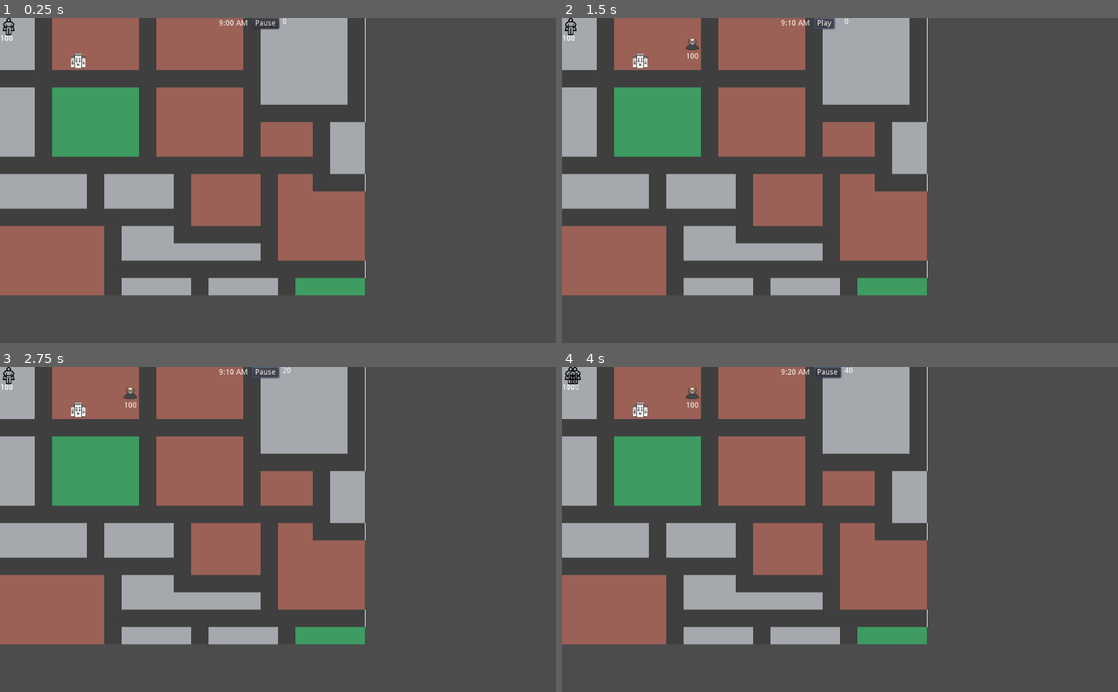
Above: before the commit, frames 1-4 (two rows, left to right).
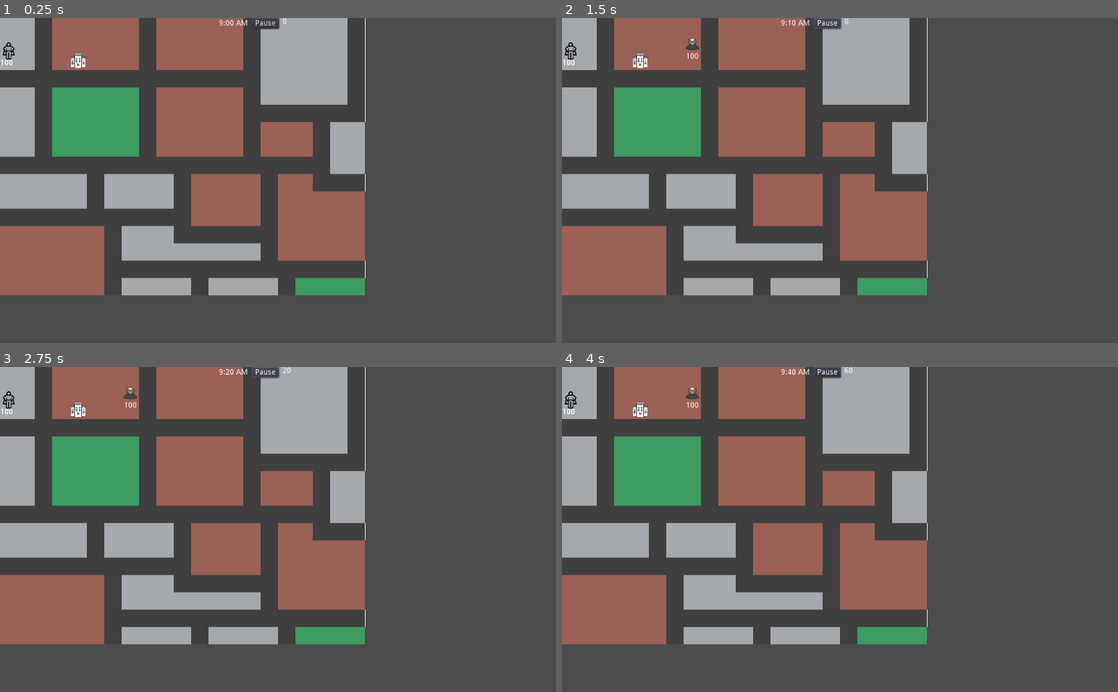
Above: after the commit, the same moments.

Repository: rachd/superhero-dispatcher
Game: Godot game, scene res://Main.tscn
Same seed, same stepped clock (60 frames per second), same inputs: the game is played once before the commit and once after it.
Inputs (mouse positions are in pixels of both pictures, inside the frame that each line leads up to):
- Up to frame 1 (0.25 s): no input
- Up to frame 2 (1.5 s): tap Enter at 0.5 s; move the mouse to (573, 27) at 0.52 s; click (573, 27) at 0.67 s; click "Pause" at 1.25 s
- Up to frame 3 (2.75 s): click "Play" (after the commit: "Pause") at 2 s
- Up to frame 4 (4 s): move the mouse to (573, 376) at 2.77 s; click (573, 376) at 2.92 s; move the mouse to (895, 458) at 3.52 s; click (895, 458) at 3.67 s

The runs differ from the first frame. In frame 1, 0.2% of the frame differs, in the area x 0-3%, y 0-15%; in frame 2, 0.2%, in the area x 0-51%, y 0-15%; in frame 3, 0.2%; in frame 4, 0.2%.

Commit message:
bugfixes

Diff:
--- a/Hero.gd
+++ b/Hero.gd
@@ -21,15 +21,6 @@
 # public methods
 func on_right_click():
 	var info_panel = $HeroPanel
-#	var panel_size = info_panel.get_size()
-#	if position.x < panel_size.x:
-#		info_panel.rect_position.x = 20
-#	else:
-#		info_panel.rect_position.x = position.x
-#	if position.y < panel_size.y:
-#		info_panel.rect_position.y = 20
-#	else:
-#		info_panel.rect_position.y = position.y
 	info_panel.set_speed(speed)
 	info_panel.set_health(health)
 	info_panel.set_attack(attack)
@@ -46,6 +37,7 @@
 	target_villain = null
 
 func pause(isPaused):
+	$AttackTimer.set_paused(isPaused)
 	if isPaused:
 		speed = 0
 	else:
@@ -56,28 +48,6 @@
 	$Label.text = str(current_health)
 	if (current_health <= 0):
 		_die()
-
-func move_to_Hospital(hospital):
-	_on_move()
-	var relative_position = hospital.position - position
-	target_hospital = hospital
-	target_type = "hospital"
-	if relative_position.length() <= 8:
-		target_position = position
-	else:
-		target_position = hospital.position
-		emit_signal("find_path", position, target_position, self)
-
-func move_to_Villain(villain):
-	_on_move()
-	var relative_position = villain.position - position
-	target_villain = villain
-	target_type = "villain"
-	if relative_position.length() <= 8:
-		target_position = position
-	else:
-		target_position = villain.position
-		emit_signal("find_path", position, target_position, self)
 
 func move_to_point(target_position):
 	_on_move()
@@ -134,6 +104,7 @@
 		if position.distance_to(target) < 1:
 			path.remove(0)
 			if path.size() == 0:
+				position = target
 				path = null
 				var overlaps = $Area2D.get_overlapping_areas()
 				for overlap in overlaps:
--- a/Hero.tscn
+++ b/Hero.tscn
@@ -9,6 +9,7 @@
 extents = Vector2( 16, 16 )
 
 [node name="Hero" type="KinematicBody2D"]
+position = Vector2( 0, 45 )
 script = ExtResource( 1 )
 
 [node name="Sprite" type="Sprite" parent="."]
@@ -30,7 +31,8 @@
 [node name="HeroPanel" parent="." instance=ExtResource( 4 )]
 anchor_right = 1.0
 anchor_bottom = 1.0
-margin_right = 66.0
+margin_left = 32.0
+margin_right = 98.0
 margin_bottom = 112.0
 
 [node name="AttackTimer" type="Timer" parent="."]
--- a/Hud.gd
+++ b/Hud.gd
@@ -1,13 +1,12 @@
 extends CanvasLayer
 
-var isPaused = false
 var damage_done = 0
 var time = 900
 
 const constants = preload("constants.gd")
 var tiles = constants.getTiles()
 
-signal pause_game(isPaused)
+signal pause_game()
 signal end_of_day()
 
 # public methods
@@ -35,8 +34,7 @@
 	_play_pause()
 
 func _play_pause():
-	emit_signal("pause_game", !isPaused)
-	isPaused = !isPaused
+	emit_signal("pause_game")
 
 func _formatTime():
 	# convert to 12-hour time with am/pm
